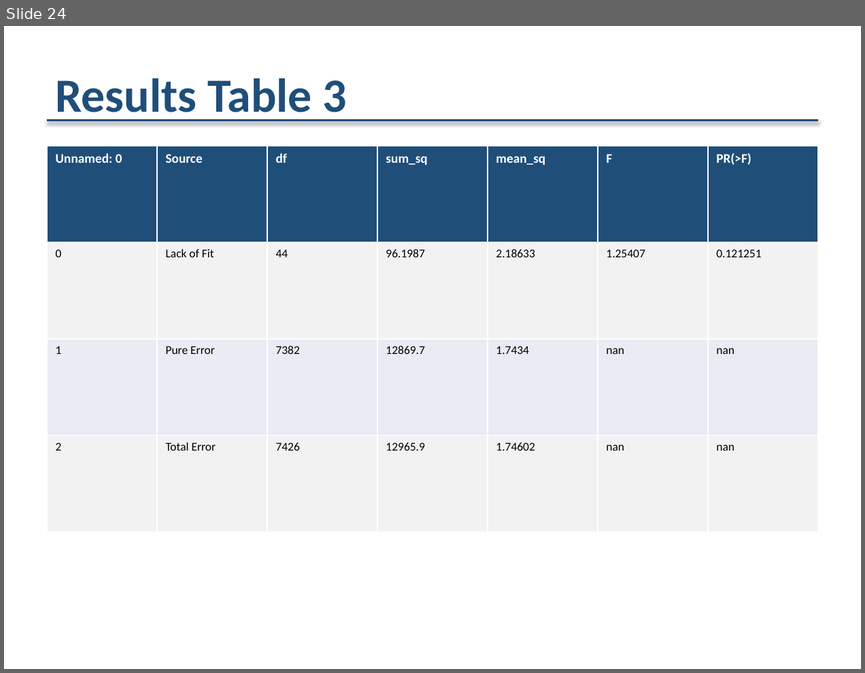
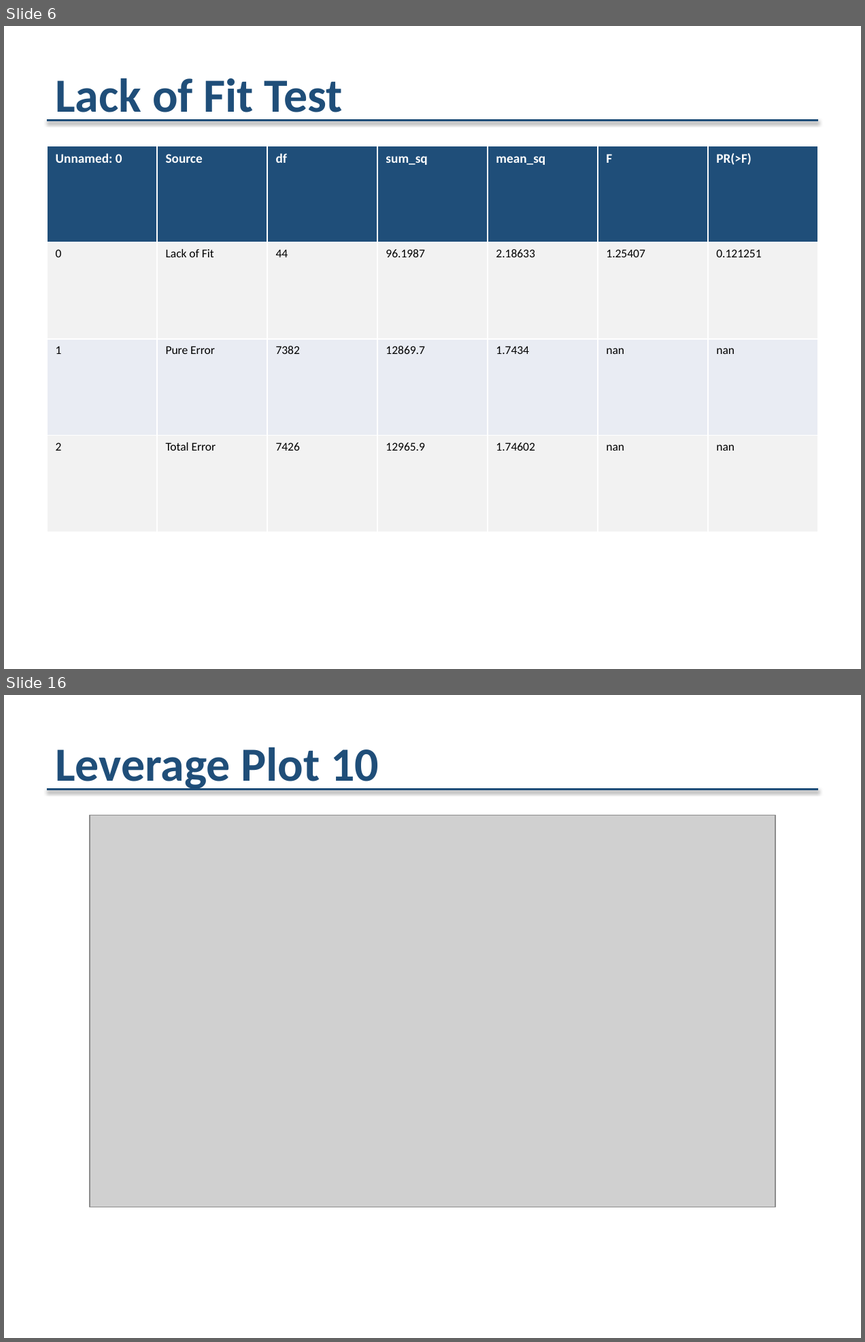
Before and after one commit to VictorBlakeG/doe, a slide deck: outputs/doe_analysis_reduced.pptx. Shown one above the other, each under a label of ours: slide 24 before the commit, slides 6 and 16 after it; the slides between them are not shown. The pictures are 865x673 and 865x1342 pixels, drawn with LibreOffice and Linux fonts; fonts in the diff are those of the drawing; grey boxes stand for pictures. Boxes give left, top, right and bottom in pixels: in the first picture for what was removed or moved away, otherwise in the second. Text is boxed around its words. In the diff, an @@ line names an element or a change of style, - is before the commit and + after.

Commit message:
Reorganize PowerPoint slides: fit diagram, equation, comparison, ANOVA, LOF, parameters, leverage plots

```diff
--- a/outputs/doe_analysis_reduced.pptx
+++ b/outputs/doe_analysis_reduced.pptx
@@ slide 16 added at [4, 695, 861, 1338], background #FFFFFF @@
@@ text added at [55, 747, 379, 792], 40 pt, text #1F4E79, bold @@
+Leverage Plot 10
@@ line added from (47, 790) to (818, 790), #1F4E79 2 pt @@
@@ picture added at [90, 815, 775, 1206] @@
@@ what was slide 24 is now slide 6 @@
@@ slide 6 changed as well @@
@@ text at [55, 78, 343, 123]: text changed @@
-Results Table 3
+Lack of Fit Test
```
Also in this commit, not shown: 3 other slides changed, 51 other slides added, 20 slides removed, 4 other files.
